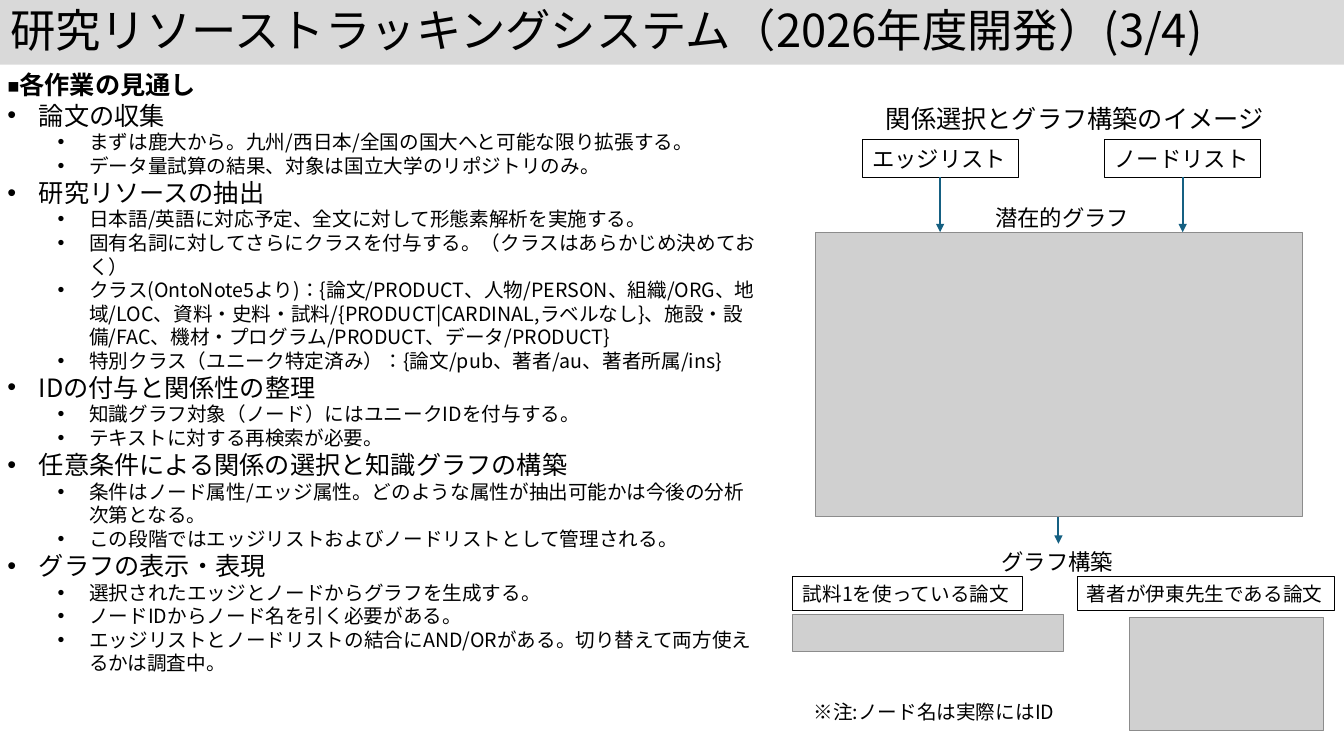
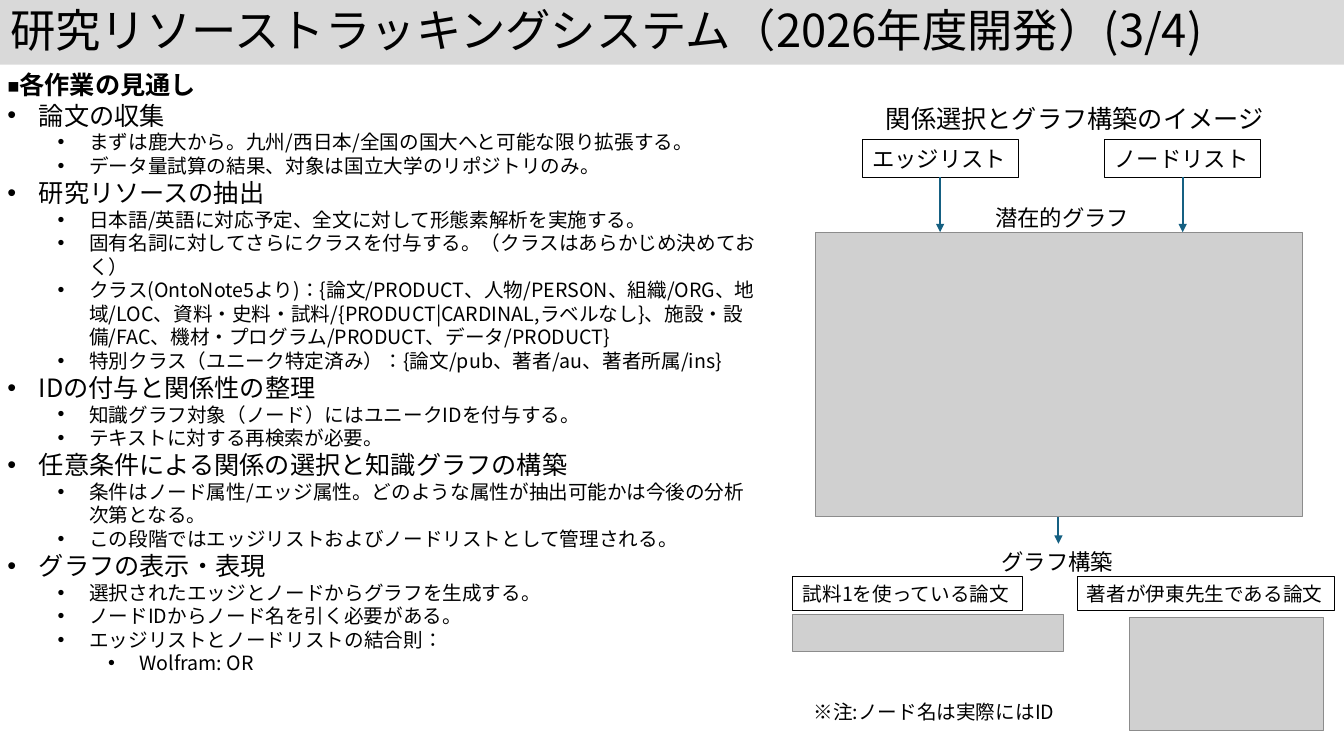
Before and after one commit to kouamano/PMC-NER, a slide deck: slide 3 of 研究リソーストラッキングシステム.pptx. Drawn at 1344x756 pixels with LibreOffice and Linux fonts; fonts in the diff are those of the drawing; grey boxes stand for pictures. Boxes give left, top, right and bottom in pixels: in the first picture for what was removed or moved away, otherwise in the second. Text is boxed around its words. In the diff, an @@ line names an element or a change of style, - is before the commit and + after.

Commit message:
add

```diff
--- a/研究リソーストラッキングシステム.pptx
+++ b/研究リソーストラッキングシステム.pptx
@@ text at (x1=89, y1=630, x2=442, y2=671): text changed @@
-  • エッジリストとノードリストの結合にAND/ORがある。切り替えて両方使えるかは調査中。
+  • エッジリストとノードリストの結合則：
+    • Wolfram: OR
```
